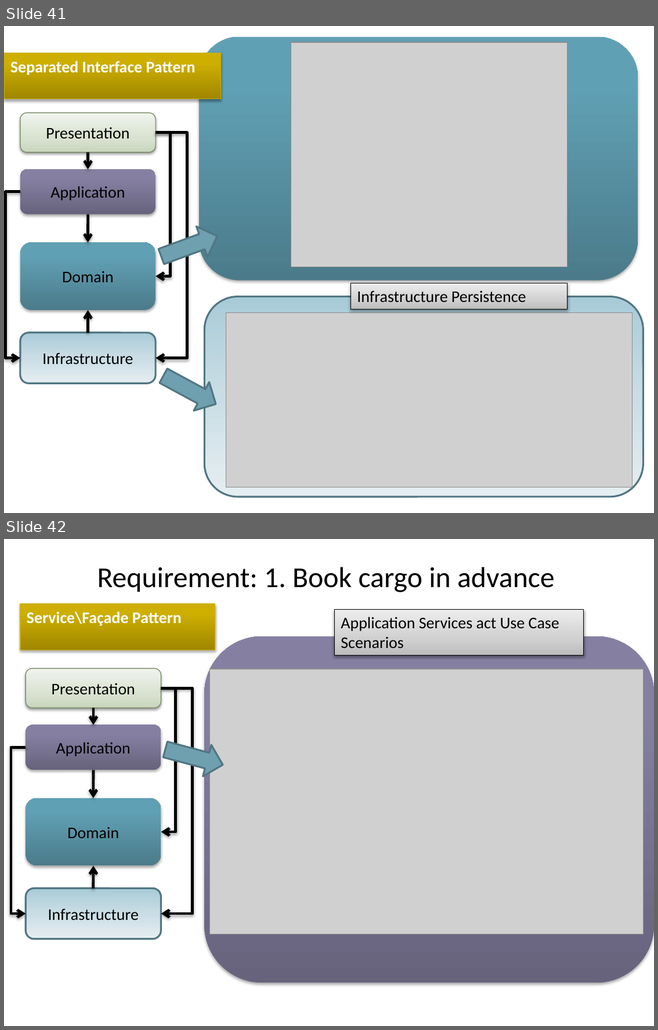
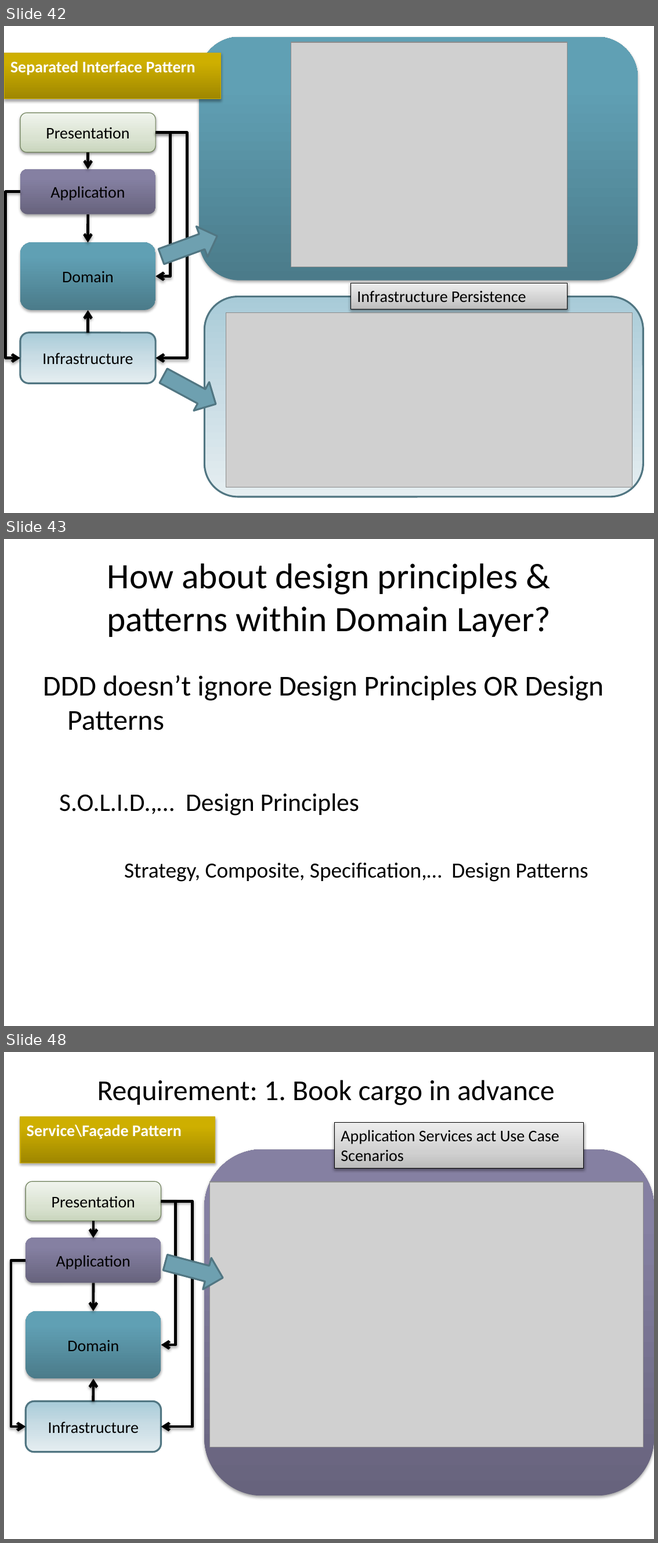
Before and after one commit to arturtv/dddpresentation, a slide deck: Domain-DrivenDesign.A.Trosin.pptx. Shown one above the other, each under a label of ours: slides 41 and 42 before the commit, slides 42, 43 and 48 after it; the slides between them are not shown. The pictures are 658x1030 and 658x1543 pixels, drawn with LibreOffice and Linux fonts; fonts in the diff are those of the drawing; grey boxes stand for pictures. Boxes give left, top, right and bottom in pixels: in the first picture for what was removed or moved away, otherwise in the second. Text is boxed around its words. In the diff, an @@ line names an element or a change of style, - is before the commit and + after.

```diff
--- a/Domain-DrivenDesign.A.Trosin.pptx
+++ b/Domain-DrivenDesign.A.Trosin.pptx
@@ slide 43 added at (4,539,654,1026), background #FFFFFF @@
@@ title added at (107,563,550,637), 39.6 pt, text #000000 @@
+How about design principles & patterns within Domain Layer?
@@ text added at (43,675,604,730), 32 pt, text #000000 @@
+DDD doesn’t ignore Design Principles OR Design Patterns
@@ text added at (59,793,359,816), 28 pt, text #000000 @@
+S.O.L.I.D.,… Design Principles
@@ text added at (124,863,588,882), 24 pt, text #000000 @@
+Strategy, Composite, Specification,… Design Patterns
@@ what was slide 41 is now slide 42 @@
@@ what was slide 42 is now slide 48 @@
```
Also in this commit, not shown: 2 slides changed, 12 other slides added, 1 slide removed.
